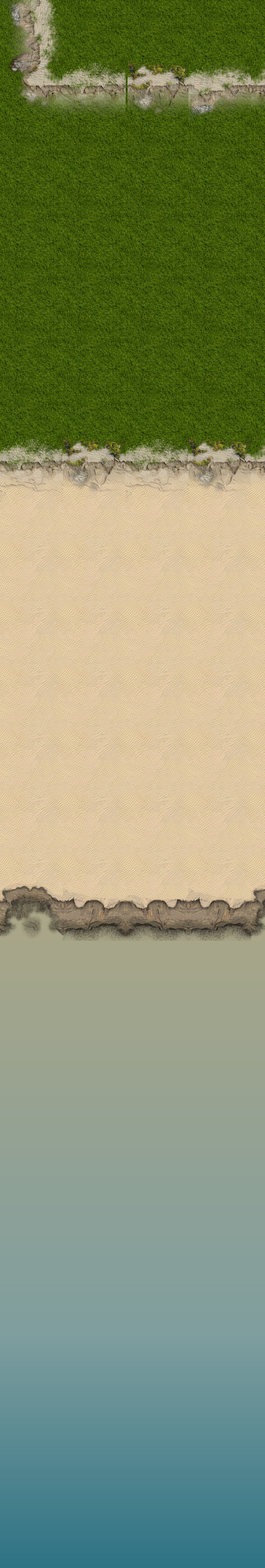
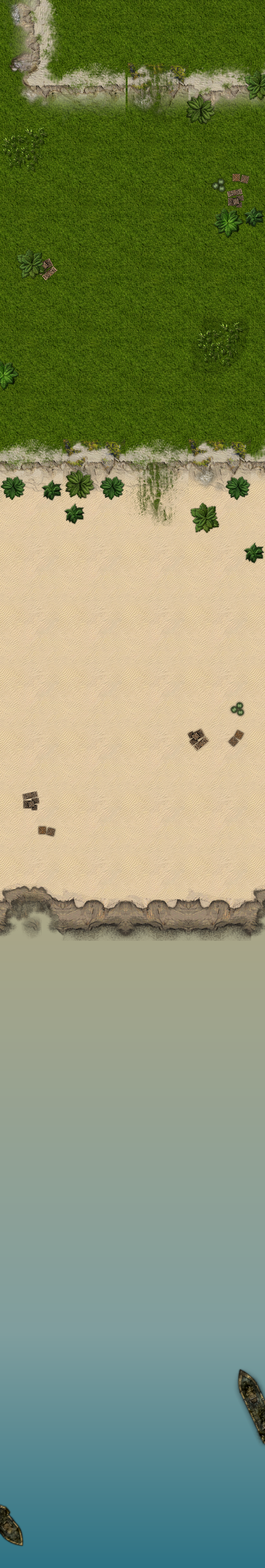
Before/after of a (265, 1568) layered artwork. What changed in the layer stack:
added group "trees" with 11 layers above "decor" over left=0, top=205, right=265, bottom=564
added layer "tree_01" (1st of 3, in "trees") in group "trees" over left=16, top=248, right=47, bottom=281
added layer "tree_03" (1st of 2, in "trees") in group "trees" over left=212, top=207, right=245, bottom=239
added layer "tree_05" (1st of 3, in "trees") in group "trees" over left=224, top=475, right=251, bottom=501
added layer "tree_04" (1st of 2, in "trees") in group "trees" over left=64, top=468, right=96, bottom=500
added layer "tree_01" (2nd of 3, in "trees") in group "trees" over left=189, top=501, right=220, bottom=534
added layer "tree_05" (2nd of 3, in "trees") in group "trees" over left=98, top=475, right=125, bottom=501
added group "decor" with 19 layers above "Ground" over left=0, top=66, right=265, bottom=838
added layer "bush_big" (1st of 3, in "decor") in group "decor" over left=0, top=125, right=50, bottom=173
added layer "tree_01" (3rd of 3, in "decor") in group "decor" over left=243, top=69, right=265, bottom=101
added layer "tree_04" (2nd of 2, in "decor") in group "decor" over left=185, top=94, right=216, bottom=125
added layer "grass_02" (1st of 2, in "decor") in group "decor" over left=125, top=66, right=189, bottom=129
added layer "bush_big" (2nd of 3, in "decor") in group "decor" over left=195, top=320, right=250, bottom=369
added layer "grass_01" in group "decor" over left=188, top=314, right=250, bottom=377
added layer "grass_02" (2nd of 2, in "decor") in group "decor" over left=125, top=463, right=188, bottom=527
added group "wrecks" with 2 layers above "stage2_seabase" over left=0, top=1368, right=265, bottom=1547
added layer "ship_small_body_destroyed" in group "wrecks" over left=0, top=1503, right=25, bottom=1547
added layer "ship_medium_body_destroyed" in group "wrecks" over left=233, top=1368, right=265, bottom=1449
…and 16 more changes (15 added, 1 painted)